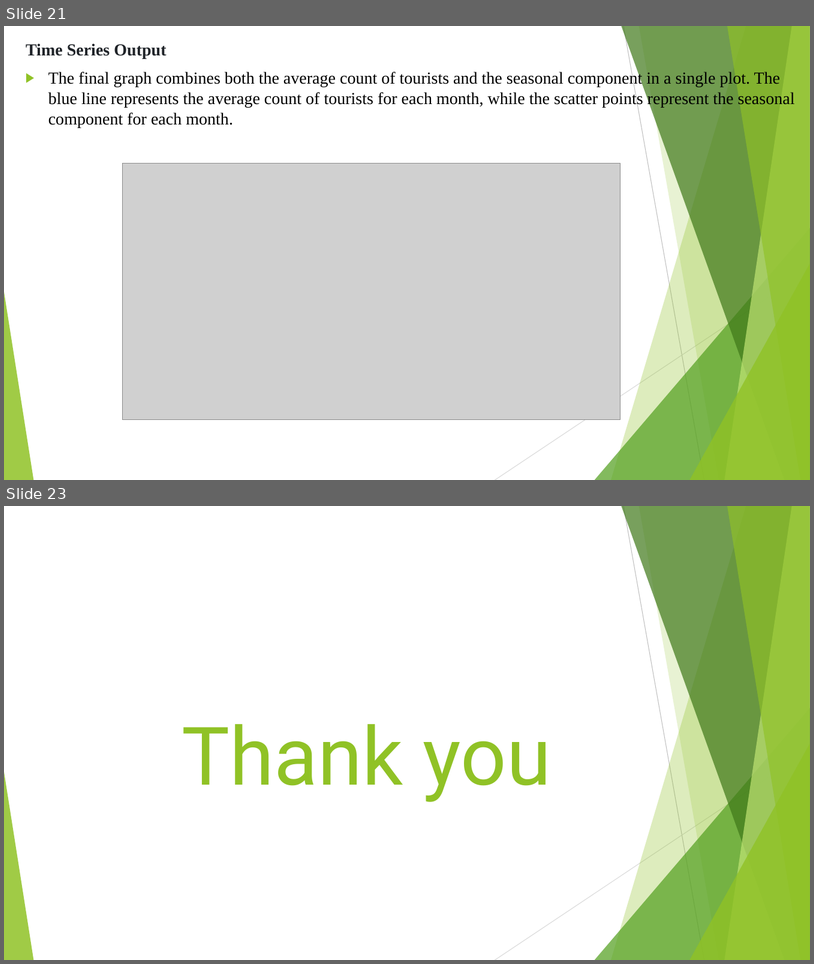
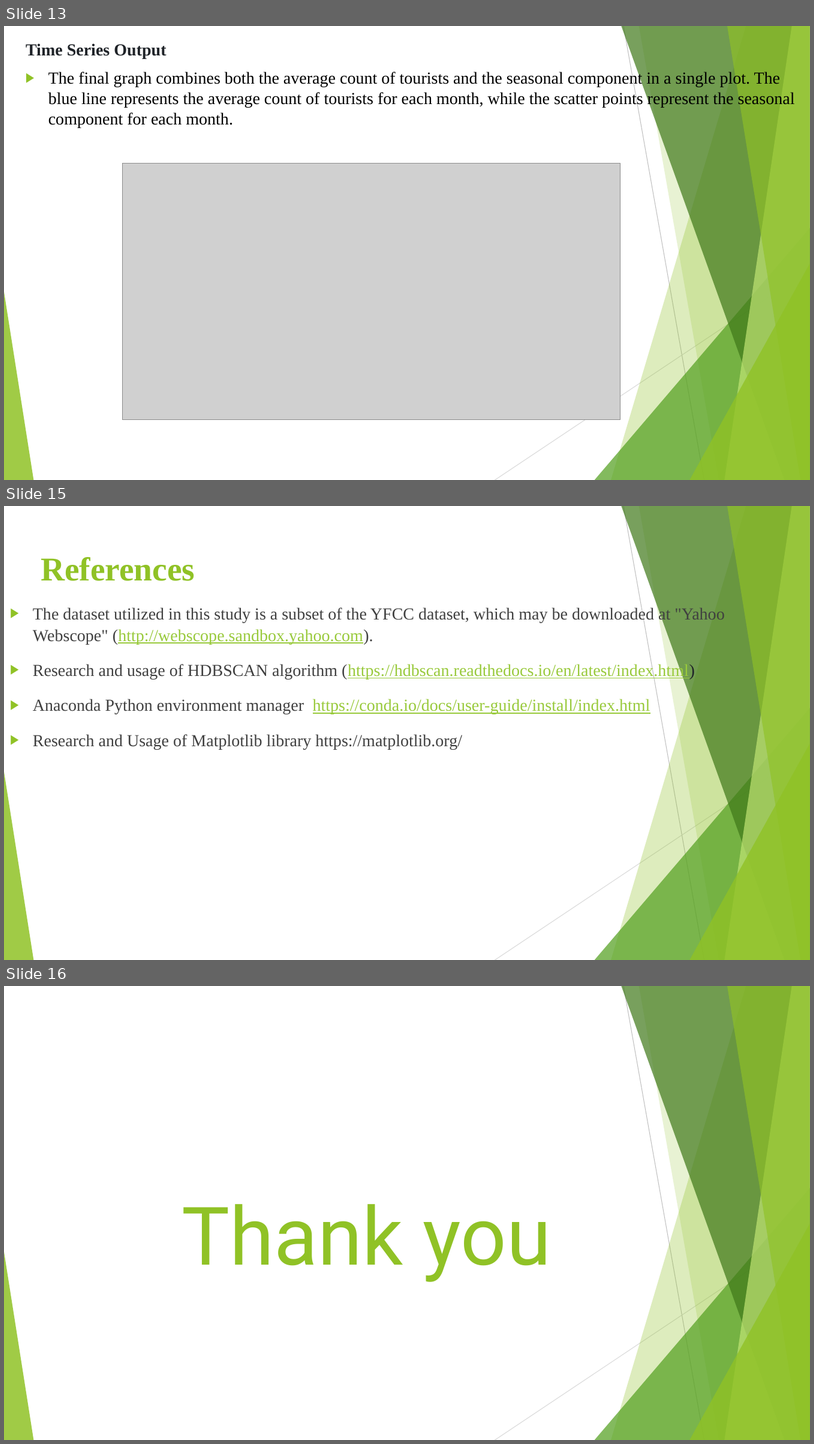
Before and after one commit to saisumanth1401/Tourist-Behaviour-Analysis, a slide deck: Documentation/Tourist-Behaviour-Analysis.pptx. Shown one above the other, each under a label of ours: slides 21 and 23 before the commit, slides 13, 15 and 16 after it; the slides between them are not shown. The pictures are 814x964 and 814x1444 pixels, drawn with LibreOffice and Linux fonts; fonts in the diff are those of the drawing; grey boxes stand for pictures. Boxes give left, top, right and bottom in pixels: in the first picture for what was removed or moved away, otherwise in the second. Text is boxed around its words. In the diff, an @@ line names an element or a change of style, - is before the commit and + after.

```diff
--- a/Documentation/Tourist-Behaviour-Analysis.pptx
+++ b/Documentation/Tourist-Behaviour-Analysis.pptx
@@ slide 15 added at (4,506,810,960), background #FFFFFF; not listed: 10 template elements that a slide beside it also shows @@
@@ title added at (41,557,195,581), 39.6 pt, text #90C226, bold @@
+References
@@ text added at (33,606,725,749), 20 pt, text #404040 @@
+▶ The dataset utilized in this study is a subset of the YFCC dataset, which may be downloaded at "Yahoo Webscope" (http://webscope.sandbox.yahoo.com).
+▶ Research and usage of HDBSCAN algorithm (https://hdbscan.readthedocs.io/en/latest/index.html)
+▶ Anaconda Python environment manager https://conda.io/docs/user-guide/install/index.html
+▶ Research and Usage of Matplotlib library https://matplotlib.org/
@@ what was slide 21 is now slide 13 @@
@@ what was slide 23 is now slide 16 @@
```
Also in this commit, not shown: 10 slides changed, 1 other slide added, 9 slides removed.
